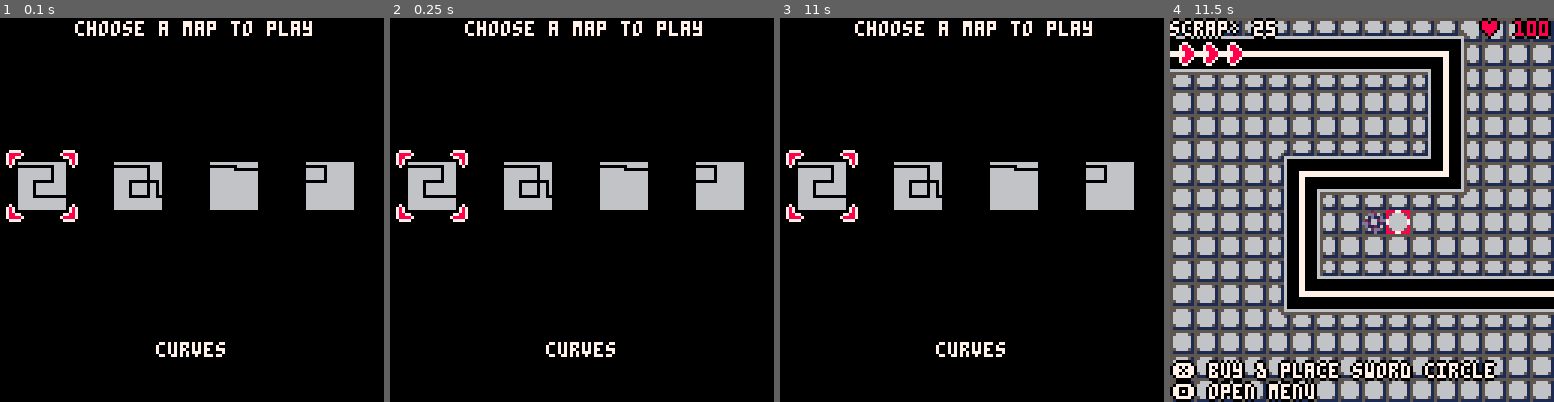
Above: before the commit, frames 1-4 (left to right).
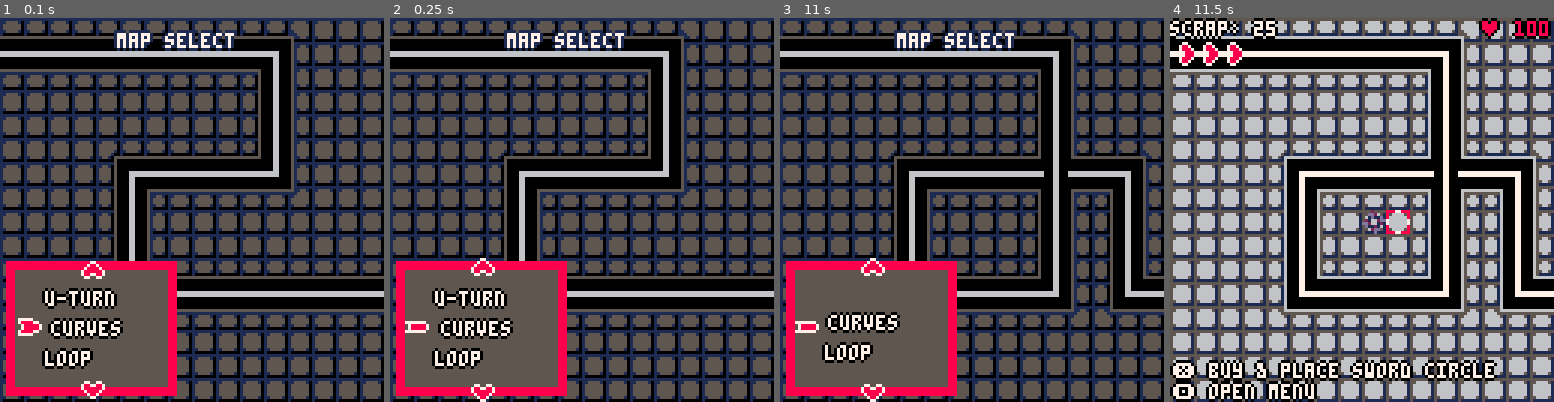
Above: after the commit, the same moments.

Repository: profilename14/TowerDefense
Game: PICO-8 cartridge tower_defense.p8
Two runs of this game, one before a commit and one after it. Both use one fixed random seed, a clock stepped at 60 frames per second and the inputs below.
Inputs:
- Up to frame 1 (0.1 s): no input
- Up to frame 2 (0.25 s): no input
- Up to frame 3 (11 s): tap O (Z key) at 0.33, 0.7, 1.43, 2.22, 3.1, 3.98, 4.87, 5.75, 6.63, 7.52, 8.4, 9.28, 10.17 s; tap X (X key) at 1.07, 2.07, 2.4, 2.73, 3.07, 3.4, 3.73, 4.07, 4.4, 4.73, 5.07, 5.4, 5.73, 6.07, 6.4, 6.73, 7.07, 7.4, 7.73, 8.07, 8.4, 8.73, 9.07, 9.4, 9.73, 10.07, 10.4, 10.73 s; hold Left 1.97-2.37 s; hold Down 2.42-2.82 s; hold Right 2.87-3.53 s; hold Up 3.58-4.08 s; hold Right 4.13-4.53 s; hold Down 4.58-5.08 s; hold Left 5.13-5.8 s; hold Up 5.85-6.18 s; hold Left 6.23-6.63 s; hold Down 6.68-7.08 s; hold Right 7.13-7.8 s; hold Up 7.85-8.35 s; hold Right 8.4-8.8 s; hold Down 8.85-9.35 s; hold Left 9.4-10.07 s; hold Up 10.12-10.45 s; hold Left 10.5-10.9 s; hold Down from 10.95 s (still down)
- Up to frame 4 (11.5 s): tap O (Z key) at 11.05 s; tap X (X key) at 11.07, 11.4 s; release Down at 11.35 s; hold Right from 11.4 s (still down)

The runs differ from the first frame. In frame 1, 74% of the frame differs, in the area x 0-100%, y 0-100%; in frame 2, 74%; in frame 3, 73%; in frame 4, 8.1%.

Commit message:
map screen done

Diff:
--- a/src/data.lua
+++ b/src/data.lua
@@ -145,6 +145,14 @@
     enemy_spawn_location = { 0, 1 },
     enemy_end_location = { 0, 6 },
     movement_direction = {1, 0},
+  }
+}
+palettes = {
+  dark_mode = {
+    [1] = 0,
+    [5] = 1,
+    [6] = 5,
+    [7] = 6
   }
 }
 map_meta_data = {
@@ -332,6 +340,21 @@
     },
     nil,
     5, 8, 7, 3
+  },
+  {
+    "map", nil,
+    5, 84,
+    animation_data.menu_selector,
+    animation_data.up_arrow,
+    animation_data.down_arrow,
+    {
+      {text = "curves", color = {7, 0}, callback = load_game, args = {1}},
+      {text = "loop", color = {7, 0}, callback = load_game, args = {2}},
+      {text = "straight", color = {7, 0}, callback = load_game, args = {3}},
+      {text = "u-turn", color = {7, 0}, callback = load_game, args = {4}}
+    },
+    nil,
+    5, 8, 7, 3
   }
 }
 
@@ -342,13 +365,6 @@
     position = Vec:new(64, 64),
     sprite_index = 1,
     size = 1
-  }
-  map_selector = {
-    x = shop_ui_data.x[1]-20,
-    y = shop_ui_data.y[1]-20,
-    sprite_index = 64,
-    size = 3,
-    pos = 0
   }
   coins = 50
   player_health = 100
@@ -372,26 +388,6 @@
   animators = {}
   music(-1)
   selected_menu_tower_id = 1
-end
-
-function load_game(map_id)
-  auto_start_wave = false
-  wave_round = 0
-  freeplay_rounds = 0
-  loaded_map = map_id
-  pathing = parse_path()
-  for i=1, 3 do
-    add(incoming_hint, Animator:new(animation_data.incoming_hint, true))
-  end
-  for y=0, 15 do
-    grid[y] = {}
-    for x=0, 15 do
-      grid[y][x] = "empty"
-      local map_coords = Vec:new(x, y) + Vec:new(map_data[loaded_map].mget_shift)
-      if (not placable_tile_location(map_coords)) grid[y][x] = "path"
-    end
-  end
-  music(0)
   menus = {}
   for i, menu_dat in pairs(menu_data) do
     add(menus, Menu:new(unpack(menu_dat)))
@@ -399,4 +395,5 @@
   tower_stats_background_rect = BorderRect:new(Vec:new(0, 0), Vec:new(20, 38), 8, 5, 2)
   tower_rotation_background_rect = BorderRect:new(Vec:new(0, 0), Vec:new(24, 24), 8, 5, 2)
   sell_selector = Animator:new(animation_data.sell)
+  get_menu("map").enable = true
 end
--- a/src/draw_calls.lua
+++ b/src/draw_calls.lua
@@ -54,22 +54,17 @@
 end
 
 function map_draw_loop()
-  for i=1, #map_data do
-    draw_map_overview(i, shop_ui_data.x[i]-16, shop_ui_data.y[1]-16)
-  end
-  print_with_outline("choose a map to play", 25, 1, 7, 0)
-  local len = #map_data[map_selector.pos + 1].name
-  print_with_outline(map_data[map_selector.pos + 1].name, 128/2-(len*2), 108, 7, 0)
-  draw_selector(map_selector)
+  local map_menu = get_menu("map")
+
+  draw_map_shadow_filter()
+  map(unpack(map_data[map_menu.pos].mget_shift))
+  pal()
+  Menu.draw(map_menu)
+  print_text_center("map select", 5, 7, 1)
 end
 
-function draw_map_overview(map_id, xoffset, yoffset)
-  local map_shift = Vec:new(map_data[map_id].mget_shift)
-  for y=0, 15 do
-    for x=0, 15 do
-      pset(x + xoffset, y + yoffset, placable_tile_location(Vec:new(x, y)+map_shift) and map_draw_data.other or map_draw_data.path)
-    end
-  end
+function draw_map_shadow_filter()
+  pal(palettes.dark_mode)
 end
 
 function draw_selector(sel)
--- a/src/forwardDeclares.lua
+++ b/src/forwardDeclares.lua
@@ -103,3 +103,25 @@
   end
   return len
 end
+
+-- Game State Related
+function load_game(map_id)
+  pal()
+  auto_start_wave = false
+  wave_round = 0
+  freeplay_rounds = 0
+  loaded_map = map_id
+  pathing = parse_path()
+  for i=1, 3 do
+    add(incoming_hint, Animator:new(animation_data.incoming_hint, true))
+  end
+  for y=0, 15 do
+    grid[y] = {}
+    for x=0, 15 do
+      grid[y][x] = "empty"
+      local map_coords = Vec:new(x, y) + Vec:new(map_data[loaded_map].mget_shift)
+      if (not placable_tile_location(map_coords)) grid[y][x] = "path"
+    end
+  end
+  music(0)
+end
--- a/src/helpers.lua
+++ b/src/helpers.lua
@@ -5,6 +5,11 @@
   ?text,dx,dy-1
   ?text,dx,dy+1
   ?text,dx,dy,text_color
+end
+
+function print_text_center(text, dy, text_color, outline_color)
+  local dx = 64 - (#text*5)\2
+  print_with_outline(text, dx, dy, text_color, outline_color)
 end
 
 -- Utility
--- a/src/updateLoops.lua
+++ b/src/updateLoops.lua
@@ -1,18 +1,15 @@
 function map_loop()
+  local map_menu = get_menu("map")
+  Menu.update(map_menu)
+
   if btnp(❎) then
-    load_game(map_selector.pos + 1)
+    Menu.invoke(map_menu)
+    map_menu.enable = false
     map_menu_enable = false
     return
   end
 
-  local dx, dy = controls()
-  if dx < 0 then
-    map_selector.pos = (map_selector.pos - 1) % #map_data
-    map_selector.x = shop_ui_data.x[map_selector.pos + 1]-20
-  elseif dx > 0 then
-    map_selector.pos = (map_selector.pos + 1) % #map_data
-    map_selector.x = shop_ui_data.x[map_selector.pos + 1]-20
-  end
+  Menu.move(map_menu)
 end
 
 function shop_loop()
--- a/tower_defense.p8
+++ b/tower_defense.p8
@@ -94,6 +94,26 @@
 end
 return len
 end
+function load_game(map_id)
+pal()
+auto_start_wave=false
+wave_round=0
+freeplay_rounds=0
+loaded_map=map_id
+pathing=parse_path()
+for i=1, 3 do
+add(incoming_hint, Animator:new(animation_data.incoming_hint, true))
+end
+for y=0, 15 do
+grid[y]={}
+for x=0, 15 do
+grid[y][x] = "empty"
+local map_coords = Vec:new(x, y) + Vec:new(map_data[loaded_map].mget_shift)
+if (not placable_tile_location(map_coords)) grid[y][x] = "path"
+end
+end
+music(0)
+end
 transparent_color_id = 0
 animation_data={
 spark={
@@ -240,6 +260,14 @@
 enemy_spawn_location={0,1},
 enemy_end_location={0,6},
 movement_direction={1,0},
+}
+}
+palettes={
+dark_mode={
+[1]=0,
+[5]=1,
+[6]=5,
+[7]=6
 }
 }
 map_meta_data={
@@ -427,6 +455,21 @@
 },
 nil,
 5,8,7,3
+},
+{
+"map", nil,
+5,84,
+animation_data.menu_selector,
+animation_data.up_arrow,
+animation_data.down_arrow,
+{
+{text = "curves", color = {7, 0}, callback = load_game, args = {1}},
+{text = "loop", color = {7, 0}, callback = load_game, args = {2}},
+{text = "straight", color = {7, 0}, callback = load_game, args = {3}},
+{text = "u-turn", color = {7, 0}, callback = load_game, args = {4}}
+},
+nil,
+5,8,7,3
 }
 }
 function reset_game()
@@ -434,13 +477,6 @@
 position=Vec:new(64,64),
 sprite_index=1,
 size=1
-}
-map_selector = {
-x=shop_ui_data.x[1]-20,
-y=shop_ui_data.y[1]-20,
-sprite_index=64,
-size=3,
-pos=0
 }
 coins=50
 player_health=100
@@ -463,25 +499,6 @@
 animators = {}
 music(-1)
 selected_menu_tower_id=1
-end
-function load_game(map_id)
-auto_start_wave=false
-wave_round=0
-freeplay_rounds=0
-loaded_map=map_id
-pathing=parse_path()
-for i=1, 3 do
-add(incoming_hint, Animator:new(animation_data.incoming_hint, true))
-end
-for y=0, 15 do
-grid[y]={}
-for x=0, 15 do
-grid[y][x] = "empty"
-local map_coords = Vec:new(x, y) + Vec:new(map_data[loaded_map].mget_shift)
-if (not placable_tile_location(map_coords)) grid[y][x] = "path"
-end
-end
-music(0)
 menus={}
 for i, menu_dat in pairs(menu_data) do
 add(menus,Menu:new(unpack(menu_dat)))
@@ -489,6 +506,7 @@
 tower_stats_background_rect = BorderRect:new(Vec:new(0, 0), Vec:new(20, 38), 8, 5, 2)
 tower_rotation_background_rect = BorderRect:new(Vec:new(0, 0), Vec:new(24, 24), 8, 5, 2)
 sell_selector = Animator:new(animation_data.sell)
+get_menu("map").enable = true
 end
 Enemy={}
 function Enemy:new(location, enemy_data)
@@ -1024,39 +1042,29 @@
 end
 end
 function map_draw_loop()
-for i=1, #map_data do
-draw_map_overview(i,shop_ui_data.x[i]-16,shop_ui_data.y[1]-16)
-end
-print_with_outline("choose a map to play", 25, 1, 7, 0)
-local len = #map_data[map_selector.pos + 1].name
-print_with_outline(map_data[map_selector.pos + 1].name, 128/2-(len*2), 108, 7, 0)
-draw_selector(map_selector)
-end
-function draw_map_overview(map_id, xoffset, yoffset)
-local map_shift = Vec:new(map_data[map_id].mget_shift)
-for y=0, 15 do
-for x=0, 15 do
-pset(x + xoffset, y + yoffset, placable_tile_location(Vec:new(x, y)+map_shift) and map_draw_data.other or map_draw_data.path)
-end
-end
+local map_menu = get_menu("map")
+draw_map_shadow_filter()
+map(unpack(map_data[map_menu.pos].mget_shift))
+pal()
+Menu.draw(map_menu)
+print_text_center("map select", 5, 7, 1)
+end
+function draw_map_shadow_filter()
+pal(palettes.dark_mode)
 end
 function draw_selector(sel)
 spr(sel.sprite_index,sel.x,sel.y,sel.size,sel.size)
 end
 function map_loop()
+local map_menu = get_menu("map")
+Menu.update(map_menu)
 if btnp(❎) then
-load_game(map_selector.pos + 1)
+Menu.invoke(map_menu)
+map_menu.enable=false
 map_menu_enable=false
 return
 end
-local dx, dy = controls()
-if dx < 0 then
-map_selector.pos = (map_selector.pos - 1) % #map_data
-map_selector.x = shop_ui_data.x[map_selector.pos + 1]-20
-elseif dx > 0 then
-map_selector.pos = (map_selector.pos + 1) % #map_data
-map_selector.x = shop_ui_data.x[map_selector.pos + 1]-20
-end
+Menu.move(map_menu)
 end
 function shop_loop()
 foreach(menus, Menu.update)
@@ -1120,6 +1128,10 @@
 ?text,dx,dy-1
 ?text,dx,dy+1
 ?text,dx,dy,text_color
+end
+function print_text_center(text, dy, text_color, outline_color)
+local dx = 64 - (#text*5)\2
+print_with_outline(text, dx, dy, text_color, outline_color)
 end
 function controls()
 if btnp(⬆️) then return 0, -1
Not shown, changed: 32 lines of the sprite sheet (__gfx__) section of tower_defense.p8
